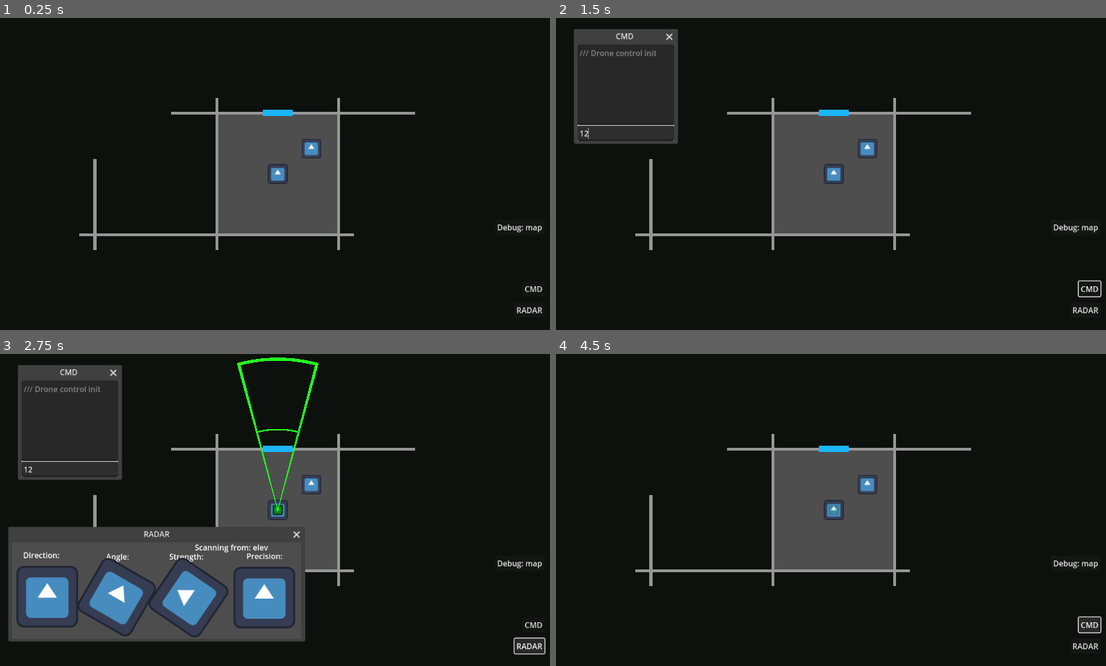
Above: before the commit, frames 1-4 (two rows, left to right).
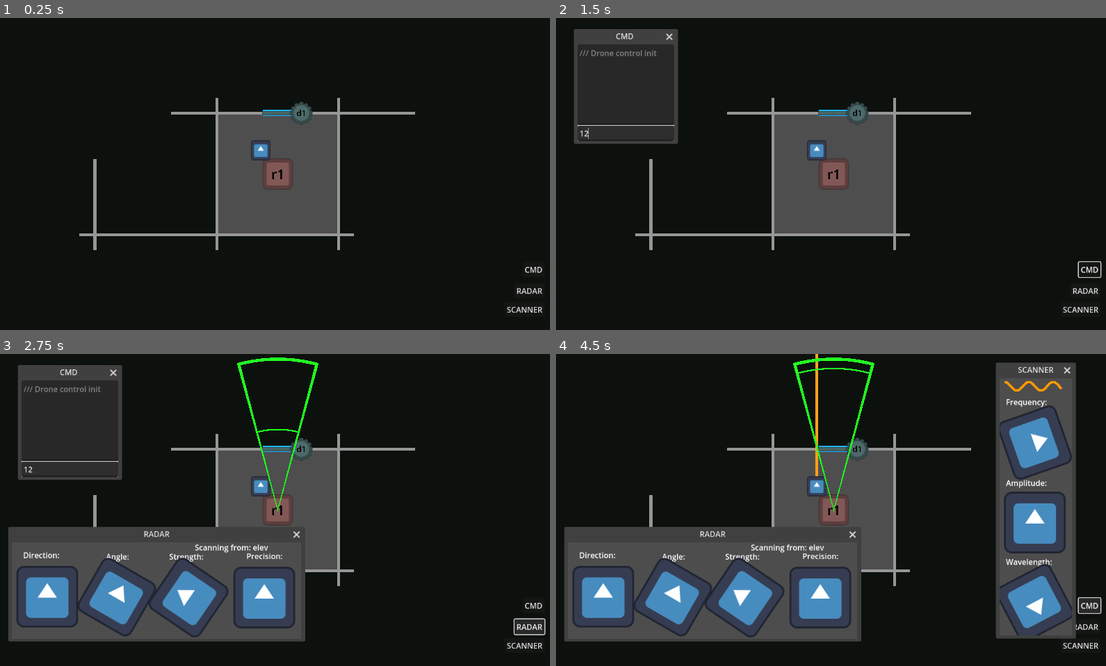
Above: after the commit, the same moments.

Repository: Adam-Gallina/ldj59
Game: Godot game, scene res://map.tscn
Same seed, same stepped clock (60 frames per second), same inputs: the game is played once before the commit and once after it. The engine's default icon, where the game draws it, is replaced by a stand-in: a white triangle on a blue panel in a dark square.
Inputs (mouse positions are in pixels of both pictures, inside the frame that each line leads up to):
- Up to frame 1 (0.25 s): no input
- Up to frame 2 (1.5 s): click "CMD" at 0.5 s; click (627, 133) at 1.27 s; type "12" at 1.35 s
- Up to frame 3 (2.75 s): click "RADAR" at 2 s
- Up to frame 4 (4.5 s): click (1078, 563) at 2.75 s, where only the run before the commit has a clickable "Debug: map"; click (1078, 644) at 3.5 s, where only the run after the commit has a clickable "SCANNER"; click "CMD" at 4.25 s

The runs differ from the first frame. In frame 1, 1.3% of the frame differs, in the area x 45-99%, y 26-95%; in frame 2, 1.4%; in frame 3, 1.5%; in frame 4, 33%, in the area x 1-100%, y 0-95%.

Commit message:
Added scanner feature

Diff:
--- a/Autoload/constants.gd
+++ b/Autoload/constants.gd
@@ -1,6 +1,7 @@
 extends Node
 
 const COMMAND_GROUP = 'Commands'
+const SCANNABLE_GROUP = 'Scannable'
 const WALL_GROUP = 'Walls'
 const DOOR_GROUP = 'Doors'
 const ROOM_GROUP = 'Rooms'
--- a/Autoload/door_manager.gd
+++ b/Autoload/door_manager.gd
@@ -61,31 +61,26 @@
 
 	var doors = get_tree().get_nodes_in_group(Constants.DOOR_GROUP)
 	for door in doors:
-		var model = door.get_node('%Model')
-		hide_model(model)
+		hide_model(door)
 		_door_rooms[door] = []
 
 		var dirs = [door.basis.z, -door.basis.z]
 		for d in dirs:
 			for r in regions:
 				if NavigationServer3D.region_owns_point(r, door.global_position + d):
-					if model not in _room_walls[r]:
-						_room_walls[r].append(model)
+					if door not in _room_walls[r]:
+						_room_walls[r].append(door)
 						_door_rooms[door].append(r)
 					break
 
 	var rooms = get_tree().get_nodes_in_group(Constants.ROOM_GROUP)
 	for room in rooms:
 		var rid = room.get_rid()
+		_room_walls[rid].append(room)
+		hide_model(room)
 		for n in room.get_children():
-			var model = n
-			if n is not VisualInstance3D:
-				model = n.get_node_or_null('%Model')
-				if model == null:
-					printerr('DoorManager: Could not find model of ', n, ' (room: ', room, ')')
-					continue
-			_room_walls[rid].append(model)
-			hide_model(model)
+			_room_walls[rid].append(n)
+			hide_model(n)
 
 	walls_loaded.emit()
 
@@ -100,10 +95,16 @@
 	return rid in _revealed_rooms
 
 func hide_model(model):
-	model.layers = 0
+	if model is VisualInstance3D:
+		model.layers = 0
+	else:
+		model.hide_model()
 
 func reveal_model(model):
-	model.layers = 1
+	if model is VisualInstance3D:
+		model.layers = 1
+	else:
+		model.reveal_model()
 
 func model_is_revealed(model):
 	return model.layers > 0
--- a/Effects/line_mesh_3d.gd
+++ b/Effects/line_mesh_3d.gd
@@ -76,7 +76,7 @@
 
 	var p = Vector3.FORWARD * (inner_radius + MaxWidth / 2)
 	for i in range(max_points):
-		points.append(center + p)
+		points.append(center + p + point_offset)
 		p = p.rotated(Vector3.UP, ang)
 
 	display_line(points)
@@ -90,7 +90,7 @@
 	var p = Vector3.FORWARD * (inner_radius + MaxWidth / 2)
 	p = p.rotated(Vector3.UP, deg_to_rad(start_ang))
 	for i in range(max_points):
-		points.append(center + p)
+		points.append(center + p + point_offset)
 		p = p.rotated(Vector3.UP, ang)
 
 	display_line(points)
--- /dev/null
+++ b/Effects/scanner_pulse.gd
@@ -0,0 +1,70 @@
+extends Node3D
+
+@onready var radius_line : LineMesh3D = $RadiusLineMesh3D
+@onready var pointer_line : LineMesh3D = $PointerLineMesh3D
+@onready var point_line : LineMesh3D = $PointLineMesh3D
+
+@export var AnimDuration = .9
+
+func do_pulse(pulse_source:Node3D, pulse_target:Scannable, pulse_offset:float, additional_pulse:Array):
+	var dist = pulse_source.global_position.distance_to(pulse_target.get_parent().global_position)
+
+	if additional_pulse.size() == 1:
+		animate_pulse(pulse_source.global_position + Vector3.UP * pulse_offset, dist, 0, 360, AnimDuration)
+	elif additional_pulse.size() > 2:
+		var start_pos = pulse_source.global_position + Vector3.UP * pulse_offset
+		var end_pos = pulse_target.get_parent().global_position + Vector3.UP * pulse_offset
+		pointer_line.display_line([start_pos, start_pos + start_pos.direction_to(end_pos) * (start_pos.distance_to(end_pos) - .5)])
+		point_line.display_donut(end_pos, .2, 36)
+		radius_line.clear()
+	else:
+		var other_source = additional_pulse[0] if additional_pulse[0] != pulse_source else additional_pulse[1]
+		var other_dir : Vector3 = pulse_source.global_position.direction_to(other_source.global_position)
+
+		var target_dir : Vector3 = pulse_source.global_position.direction_to(pulse_target.get_parent().global_position)
+
+		var ang = other_dir.signed_angle_to(target_dir, Vector3.UP)
+		var dir = other_dir.normalized() * dist
+		dir = dir.rotated(Vector3.UP, -ang)
+
+		var start_ang = Vector3.FORWARD.signed_angle_to(target_dir, Vector3.UP)
+		if start_ang < 0: start_ang += 2 * PI
+		var end_ang = Vector3.FORWARD.signed_angle_to(dir, Vector3.UP)
+		if end_ang < 0: end_ang += 2 * PI
+
+		animate_pulse(pulse_source.global_position + Vector3.UP * pulse_offset, dist, rad_to_deg(start_ang), rad_to_deg(end_ang), AnimDuration * .75)
+
+
+func animate_pulse(start_pos:Vector3, radius:float, start_ang:float, end_ang:float, duration):
+	var anim = 0
+
+	while anim < duration:
+		anim += get_process_delta_time()
+
+		var t = anim / duration
+		t = ease(t, -3)
+
+		var ang = start_ang + (end_ang - start_ang) * t
+
+		var dir = Vector3.FORWARD.rotated(Vector3.UP, deg_to_rad(ang))
+		pointer_line.display_line([start_pos, start_pos + dir * (radius)])
+
+		point_line.display_donut(start_pos + dir * radius, .2, 36)
+
+		radius_line.display_arc(start_pos, radius - radius_line.MaxWidth/2, start_ang, ang, 72)
+
+		await get_tree().process_frame
+
+
+	var end_dir = Vector3.FORWARD.rotated(Vector3.UP, deg_to_rad(end_ang))
+	pointer_line.display_line([start_pos, start_pos + end_dir * (radius - .5)])
+
+	point_line.display_donut(start_pos + end_dir * radius, .2, 36)
+
+	radius_line.display_arc(start_pos, radius - radius_line.MaxWidth/2, start_ang, end_ang, 72)
+
+
+func clear():
+	pointer_line.clear()
+	point_line.clear()
+	radius_line.clear()
--- /dev/null
+++ b/Effects/scanner_pulse.tscn
@@ -0,0 +1,28 @@
+[gd_scene load_steps=5 format=3 uid="uid://dhasqteun8mgn"]
+
+[ext_resource type="Script" uid="uid://m0ocpose5mm6" path="res://Effects/scanner_pulse.gd" id="1_rxxy5"]
+[ext_resource type="PackedScene" uid="uid://c8nreylx5ly20" path="res://Effects/line_mesh_3d.tscn" id="2_cf0fj"]
+
+[sub_resource type="StandardMaterial3D" id="StandardMaterial3D_rxxy5"]
+albedo_color = Color(1, 0.607843, 0, 1)
+
+[sub_resource type="StandardMaterial3D" id="StandardMaterial3D_cf0fj"]
+albedo_color = Color(1, 0.607843, 0, 1)
+
+[node name="ScannerPulse" type="Node3D"]
+script = ExtResource("1_rxxy5")
+
+[node name="RadiusLineMesh3D" parent="." instance=ExtResource("2_cf0fj")]
+layers = 36
+material_override = SubResource("StandardMaterial3D_rxxy5")
+MaxWidth = 0.1
+
+[node name="PointerLineMesh3D" parent="." instance=ExtResource("2_cf0fj")]
+layers = 36
+material_override = SubResource("StandardMaterial3D_cf0fj")
+MaxWidth = 0.1
+
+[node name="PointLineMesh3D" parent="." instance=ExtResource("2_cf0fj")]
+layers = 36
+material_override = SubResource("StandardMaterial3D_cf0fj")
+MaxWidth = 0.15
--- a/Environment/Interactive/generator.gd
+++ b/Environment/Interactive/generator.gd
@@ -11,3 +11,9 @@
         CommandManager.log_message('Generator powered off')
 
     return true
+
+func hide_model():
+    get_node('%Model').layers = 0
+
+func reveal_model():
+    get_node('%Model').layers = 1
--- a/Environment/Interactive/generator.tscn
+++ b/Environment/Interactive/generator.tscn
@@ -1,6 +1,7 @@
-[gd_scene load_steps=5 format=3 uid="uid://dntcd01bpty7h"]
+[gd_scene load_steps=6 format=3 uid="uid://dntcd01bpty7h"]
 
 [ext_resource type="Script" uid="uid://cycvt21oxg363" path="res://Environment/Interactive/generator.gd" id="1_q8sae"]
+[ext_resource type="Script" uid="uid://d2cgl764k8fuo" path="res://Environment/Interactive/scannable.gd" id="2_tfb5h"]
 
 [sub_resource type="BoxShape3D" id="BoxShape3D_h3yq5"]
 size = Vector3(0.75, 0.5, 0.75)
@@ -27,3 +28,10 @@
 mesh = SubResource("BoxMesh_h3yq5")
 skeleton = NodePath("../../../..")
 surface_material_override/0 = SubResource("StandardMaterial3D_q8sae")
+
+[node name="Scannable" type="Node" parent="." groups=["Scannable"]]
+script = ExtResource("2_tfb5h")
+Frequency = 60.0
+Amplitude = 100.0
+Wavelength = 40.0
+metadata/_custom_type_script = "uid://d2cgl764k8fuo"
--- /dev/null
+++ b/Environment/Interactive/scannable.gd
@@ -0,0 +1,23 @@
+extends Node
+class_name Scannable
+
+const FREQUENCY_RANGE = 70.
+@export_range(10.,150.) var Frequency : float
+const AMPLITUDE_RANGE = 60.
+@export_range(30., 150.) var Amplitude : float
+const WAVELENGTH_RANGE = 65.
+@export_range(20., 150.) var Wavelength : float
+
+
+## Less similar (0, 1) More similar
+func similarity(f:float, a:float, w:float) -> float:
+    var fscore = 1 - abs(Frequency - f) / FREQUENCY_RANGE
+    if fscore < 0: fscore = 1 / FREQUENCY_RANGE
+
+    var ascore = 1 - abs(Amplitude - a) / AMPLITUDE_RANGE
+    if ascore < 0: ascore = 1 / AMPLITUDE_RANGE
+
+    var wscore = 1 - abs(Wavelength - w) / WAVELENGTH_RANGE
+    if wscore < 0: wscore = 1 / WAVELENGTH_RANGE
+
+    return fscore * ascore * wscore
--- a/Environment/basic_door.tscn
+++ b/Environment/basic_door.tscn
@@ -1,6 +1,8 @@
-[gd_scene load_steps=4 format=3 uid="uid://bk0j7ke65ekgl"]
+[gd_scene load_steps=6 format=3 uid="uid://bk0j7ke65ekgl"]
 
 [ext_resource type="Script" uid="uid://bqm4v3vnyxt4h" path="res://Environment/door.gd" id="1_ba8gm"]
+[ext_resource type="Texture2D" uid="uid://cdjfpfemgy2mx" path="res://Icons/Images/Gear.png" id="2_2f3am"]
+[ext_resource type="Texture2D" uid="uid://bpxwlvlumw8st" path="res://Icons/Images/DoorBar.png" id="3_phi6q"]
 
 [sub_resource type="BoxMesh" id="BoxMesh_v6xrn"]
 size = Vector3(1, 2, 0.2)
@@ -22,3 +24,29 @@
 navigation_layers = 0
 start_position = Vector3(0, 0, 1)
 end_position = Vector3(0, 0, -1)
+
+[node name="Sprite3D2" type="Sprite3D" parent="."]
+transform = Transform3D(1, 0, 0, 0, -4.37114e-08, 1, 0, -1, -4.37114e-08, -0.255726, 2.5, 0)
+sorting_offset = -1.0
+modulate = Color(0.303357, 0.411747, 0.411747, 1)
+pixel_size = 0.0005
+texture = ExtResource("3_phi6q")
+
+[node name="Sprite3D3" type="Sprite3D" parent="Sprite3D2"]
+transform = Transform3D(-1, 8.74228e-08, 3.82137e-15, -8.74228e-08, -1, -8.74228e-08, -3.82137e-15, -8.74228e-08, 1, 0.509546, 0, 0)
+sorting_offset = -1.0
+pixel_size = 0.0005
+texture = ExtResource("3_phi6q")
+
+[node name="Label3D" type="Label3D" parent="."]
+transform = Transform3D(1, 0, 0, 0, -4.37114e-08, 1, 0, -1, -4.37114e-08, 0.771398, 2.5, 0)
+sorting_offset = 1.0
+modulate = Color(0, 0, 0, 1)
+text = "d12"
+font_size = 52
+outline_size = 0
+
+[node name="Sprite3D" type="Sprite3D" parent="Label3D"]
+modulate = Color(0.301961, 0.411765, 0.411765, 1)
+pixel_size = 0.003
+texture = ExtResource("2_2f3am")
--- a/Environment/door.gd
+++ b/Environment/door.gd
@@ -4,6 +4,7 @@
 @export var DoorID : String
 @export var OpenOffset = 1.
 @onready var _model : Node3D = get_node('%Model')
+@onready var _label : Label3D = $Label3D
 
 @export var StartOpen = false
 var _open = false
@@ -17,6 +18,9 @@
 		open(true)
 	else:
 		close(true)
+
+	_label.text = DoorID
+	_label.rotation.y = -rotation.y
 
 func is_open() -> bool:
 	return _open
@@ -45,3 +49,14 @@
 	_nav_link.navigation_layers = 0
 
 	return true
+
+
+func hide_model():
+	_label.hide()
+	$Sprite3D2.hide()
+	get_node('%Model').layers = 0
+
+func reveal_model():
+	_label.show()
+	$Sprite3D2.show()
+	get_node('%Model').layers = 1
--- a/Environment/navigation_room.tscn
+++ b/Environment/navigation_room.tscn
@@ -1,6 +1,7 @@
-[gd_scene load_steps=3 format=3 uid="uid://b2jebwnoodr65"]
+[gd_scene load_steps=4 format=3 uid="uid://b2jebwnoodr65"]
 
 [ext_resource type="Script" uid="uid://dgfh011c42udq" path="res://Environment/room.gd" id="1_h8h5b"]
+[ext_resource type="Texture2D" uid="uid://08rbwym5w5ta" path="res://Icons/Images/RoomIcon.png" id="2_6c5hj"]
 
 [sub_resource type="NavigationMesh" id="NavigationMesh_05x41"]
 agent_height = 1.0
@@ -12,3 +13,15 @@
 navigation_mesh = SubResource("NavigationMesh_05x41")
 navigation_layers = 3
 script = ExtResource("1_h8h5b")
+
+[node name="Sprite3D" type="Sprite3D" parent="."]
+transform = Transform3D(1, 0, 0, 0, -4.37114e-08, 1, 0, -1, -4.37114e-08, 0, 2.5, 0)
+modulate = Color(0.513577, 0.346578, 0.341227, 1)
+pixel_size = 0.004
+texture = ExtResource("2_6c5hj")
+
+[node name="Label3D" type="Label3D" parent="Sprite3D"]
+modulate = Color(0, 0, 0, 1)
+text = "r66"
+font_size = 87
+outline_size = 0
--- a/Environment/room.gd
+++ b/Environment/room.gd
@@ -2,3 +2,14 @@
 class_name RoomBase
 
 @export var RoomID : String
+
+func _ready() -> void:
+	$Sprite3D/Label3D.text = RoomID
+
+
+
+func hide_model():
+	$Sprite3D.hide()
+
+func reveal_model():
+	$Sprite3D.show()
--- a/Popups/radar_window.gd
+++ b/Popups/radar_window.gd
@@ -101,6 +101,9 @@
 
 func process_command(cmd:String, args:Array[String]) -> CommandWindow.CommandOutput:
 	if cmd == 'radar':
+		if args.size() == 0:
+			return CommandWindow.CommandOutput.new(false, ['radar requires one argument:', '\tradar start', '\tradar stop', '\tradar [radar source ID]'])
+
 		if args[0] == 'start':
 			start_radar()
 			return CommandWindow.CommandOutput.new(true, [])
@@ -113,7 +116,6 @@
 			start_radar()
 			return CommandWindow.CommandOutput.new(true, [])
 		elif args[0][0] == 'b':
-			print(get_tree())
 			for d in get_tree().get_nodes_in_group(Constants.DRONE_GROUP):
 				if d.DroneID == args[0]:
 					_curr_target = d
--- a/Popups/radar_window.tscn
+++ b/Popups/radar_window.tscn
@@ -93,14 +93,17 @@
 MaxRotation = 130
 
 [node name="LineMesh3D" parent="." instance=ExtResource("3_65m12")]
+layers = 36
 material_override = SubResource("StandardMaterial3D_65m12")
 MaxWidth = 0.1
 
 [node name="CapLineMesh3D" parent="." instance=ExtResource("3_65m12")]
+layers = 36
 material_override = SubResource("StandardMaterial3D_chgsx")
 MaxWidth = 0.1
 
 [node name="PulseLineMesh3D" parent="." instance=ExtResource("3_65m12")]
+layers = 36
 material_override = SubResource("StandardMaterial3D_cdgpr")
 MaxWidth = 0.05
 
--- /dev/null
+++ b/Popups/scanner_window.gd
@@ -0,0 +1,127 @@
+extends PopupWindow
+
+@onready var _frequency_label = $Label
+@onready var _frequency : Knob = $FrequencyKnob
+@onready var _amplitude_label = $Label2
+@onready var _amplitude : Knob = $AmplitudeKnob
+@onready var _wavelength_label = $Label3
+@onready var _wavelength : Knob = $WavelengthKnob
+
+@onready var _wave_display : Line2D = $Line2D
+@export var WavePoints = 72
+@onready var _wave_start : Node2D = $WaveStart
+@onready var _wave_end : Node2D = $WaveEnd
+@onready var _wave_size : float = _wave_end.global_position.x - _wave_start.global_position.x
+@onready var _wave_point_delta : float = _wave_size / WavePoints
+@export var WaveEdgeLength : float = 10.
+
+@export var ScanFrequency = 1.
+var _next_scan : float = 0
+var _drone_scanners : Array[DroneScan] = []
+@export var ScannerEffects : Array[Node3D] = []
+@export var ScanOffset = 3.
+
+var _active = false
+var _t = 0
+
+func _process(delta: float) -> void:
+	if not _active: return
+
+	var f = _frequency.Value
+	var a = _amplitude.Value
+	var w = _wavelength.Value
+
+	var points : Array[Vector2] = []
+
+	_t += delta * f
+	for i in range(WavePoints):
+		var x = i * _wave_point_delta
+		var y = (a/10.) * sin((x + _t) / (w / 10.))
+		points.append(_wave_start.global_position + Vector2(x, y))
+
+	_wave_display.points = points
+
+
+	var scan_targets = get_tree().get_nodes_in_group(Constants.SCANNABLE_GROUP)
+	var best : Scannable = null
+	var best_score = 0
+	for s in scan_targets:
+		if s is not Scannable:
+			printerr('Trying to scan non-scannable ', s)
+			continue
+
+		var score = s.similarity(f, a, w)
+		if score > best_score:
+			best = s
+			best_score = score
+
+	_next_scan -= delta
+	if _next_scan <= 0:
+		_next_scan = ScanFrequency
+
+		var hit : Array[DroneBase] = []
+		for d in _drone_scanners:
+			if d.drone == null or d.drone.is_queued_for_deletion(): continue
+
+			if d.try_scan(best, best_score):
+				hit.append(d.drone)
+			elif d.fails > 3:
+				ScannerEffects[_drone_scanners.find(d)].clear()
+
+
+		for i in range(hit.size()):
+			ScannerEffects[i].do_pulse(hit[i], best, ScanOffset, hit)
+
+
+func start_scanner():
+	_drone_scanners = []
+	for d in get_tree().get_nodes_in_group(Constants.DRONE_GROUP):
+		_drone_scanners.append(DroneScan.new(d))
+
+	_active = true
+
+func stop_scanner():
+	for s in ScannerEffects:
+		s.clear()
+	_active = false
+
+func open():
+	super()
+	start_scanner()
+
+func close():
+	super()
+	stop_scanner()
+
+
+func _on_frequency_knob_value_changed(new_value:int) -> void:
+	_frequency_label.text = 'Frequency: {0}'.format([new_value])
+
+func _on_amplitude_knob_value_changed(new_value:int) -> void:
+	_amplitude_label.text = 'Amplitude: {0}'.format([new_value])
+
+func _on_wavelength_knob_value_changed(new_value:int) -> void:
+	_wavelength_label.text = 'Wavelength: {0}'.format([new_value])
+
+
+class DroneScan:
+	var drone : DroneBase
+	var curr_scan_target : Scannable = null
+	var fails = 0
+
+	func _init(_drone:DroneBase):
+		drone = _drone
+
+	func try_scan(target:Scannable, chance:float) -> bool:
+		var r = randf()
+		# Boost chance of success if target already scanned
+		if target == curr_scan_target:
+			r *= .5
+
+		if r <= chance:
+			fails = 0
+			curr_scan_target = target
+			return true
+
+		fails += 1
+		return false
--- /dev/null
+++ b/Popups/scanner_window.tscn
@@ -0,0 +1,78 @@
+[gd_scene load_steps=4 format=3 uid="uid://cli381degrfda"]
+
+[ext_resource type="PackedScene" uid="uid://2lsysx0ihdq3" path="res://UI/knob.tscn" id="1_kisy2"]
+[ext_resource type="Script" uid="uid://jekpm6m81gmi" path="res://Popups/scanner_window.gd" id="1_xhnyg"]
+[ext_resource type="PackedScene" uid="uid://dhasqteun8mgn" path="res://Effects/scanner_pulse.tscn" id="4_684bp"]
+
+[node name="ScannerWindow" type="Window" node_paths=PackedStringArray("ScannerEffects")]
+physics_object_picking = true
+title = "SCANNER"
+position = Vector2i(920, 50)
+size = Vector2i(150, 535)
+unresizable = true
+script = ExtResource("1_xhnyg")
+ScannerEffects = [NodePath("ScannerPulse"), NodePath("ScannerPulse2"), NodePath("ScannerPulse3"), NodePath("ScannerPulse4")]
+
+[node name="Label" type="Label" parent="."]
+offset_left = 13.0
+offset_top = 38.0
+offset_right = 103.0
+offset_bottom = 61.0
+text = "Frequency: "
+
+[node name="FrequencyKnob" parent="." instance=ExtResource("1_kisy2")]
+position = Vector2(73, 134)
+MinValue = 10
+MaxValue = 150
+Value = 40
+
+[node name="Label2" type="Label" parent="."]
+offset_left = 13.0
+offset_top = 206.0
+offset_right = 103.0
+offset_bottom = 229.0
+text = "Amplitude: "
+
+[node name="AmplitudeKnob" parent="." instance=ExtResource("1_kisy2")]
+position = Vector2(73, 300)
+MinValue = 30
+MaxValue = 150
+Value = 90
+MinRotation = -130
+MaxRotation = 130
+
+[node name="Label3" type="Label" parent="."]
+offset_left = 13.0
+offset_top = 370.0
+offset_right = 103.0
+offset_bottom = 393.0
+text = "Wavelength: "
+
+[node name="WavelengthKnob" parent="." instance=ExtResource("1_kisy2")]
+position = Vector2(73, 467)
+MinValue = 20
+MaxValue = 150
+Value = 80
+
+[node name="Line2D" type="Line2D" parent="."]
+points = PackedVector2Array(0, 0, 15.35, 10.42, 41.8, -9.955)
+width = 5.0
+default_color = Color(1, 0.606153, 0, 1)
+
+[node name="WaveStart" type="Node2D" parent="."]
+position = Vector2(10, 17)
+
+[node name="WaveEnd" type="Node2D" parent="."]
+position = Vector2(130, 17)
+
+[node name="ScannerPulse" parent="." instance=ExtResource("4_684bp")]
+
+[node name="ScannerPulse2" parent="." instance=ExtResource("4_684bp")]
+
+[node name="ScannerPulse3" parent="." instance=ExtResource("4_684bp")]
+
+[node name="ScannerPulse4" parent="." instance=ExtResource("4_684bp")]
+
+[connection signal="value_changed" from="FrequencyKnob" to="." method="_on_frequency_knob_value_changed"]
+[connection signal="value_changed" from="AmplitudeKnob" to="." method="_on_amplitude_knob_value_changed"]
+[connection signal="value_changed" from="WavelengthKnob" to="." method="_on_wavelength_knob_value_changed"]
--- a/drone.tscn
+++ b/drone.tscn
@@ -42,7 +42,7 @@
 surface_material_override/0 = SubResource("StandardMaterial3D_uvgqj")
 
 [node name="Sprite3D" type="Sprite3D" parent="CollisionShape3D"]
-transform = Transform3D(1, 0, 0, 0, -4.37114e-08, 1, 0, -1, -4.37114e-08, 0, 1, 0)
+transform = Transform3D(1, 0, 0, 0, -4.37114e-08, 1, 0, -1, -4.37114e-08, 0, 3, 0)
 layers = 4
 pixel_size = 0.005
 texture = ExtResource("2_d5du7")
--- a/game_controller.gd
+++ b/game_controller.gd
@@ -1,12 +1,14 @@
 extends Node3D
 
 @onready var _radar_window : PopupWindow = $RadarWindow
+@onready var _scanner_window : PopupWindow = $ScannerWindow
 
 @onready var _start_room : RoomBase = $Room1
 
 func _ready():
 	CommandManager.close()
 	_radar_window.close()
+	_scanner_window.close()
 
 	reveal_start.call_deferred()
 
@@ -30,6 +32,8 @@
 	else:
 		_radar_window.open()
 
-
-func _on_debug_map_pressed() -> void:
-	pass # Replace with function body.
+func _on_scanner_pressed() -> void:
+	if _scanner_window.is_open():
+		_scanner_window.close()
+	else:
+		_scanner_window.open()
--- a/map.tscn
+++ b/map.tscn
@@ -1,9 +1,11 @@
-[gd_scene load_steps=22 format=3 uid="uid://dnvl36cg1a0eb"]
+[gd_scene load_steps=24 format=3 uid="uid://dnvl36cg1a0eb"]
 
 [ext_resource type="Script" uid="uid://c7eb06wmiy07" path="res://camera.gd" id="1_c7s6e"]
 [ext_resource type="Script" uid="uid://cosvoyc47r2gr" path="res://game_controller.gd" id="1_e0an3"]
 [ext_resource type="PackedScene" uid="uid://b5fk55hpj6vdq" path="res://Popups/radar_window.tscn" id="3_sb2pt"]
+[ext_resource type="Script" uid="uid://d2cgl764k8fuo" path="res://Environment/Interactive/scannable.gd" id="4_0t07s"]
 [ext_resource type="PackedScene" uid="uid://bk0j7ke65ekgl" path="res://Environment/basic_door.tscn" id="4_p5pve"]
+[ext_resource type="PackedScene" uid="uid://cli381degrfda" path="res://Popups/scanner_window.tscn" id="4_sb2pt"]
 [ext_resource type="PackedScene" uid="uid://uheid67dpk41" path="res://Environment/basic_wall.tscn" id="4_urblq"]
 [ext_resource type="PackedScene" uid="uid://b3133broymnip" path="res://Environment/basic_floor.tscn" id="7_05x41"]
 [ext_resource type="PackedScene" uid="uid://duwf6pfc8wr5i" path="res://drone.tscn" id="7_71pa8"]
@@ -81,9 +83,9 @@
 anchor_right = 1.0
 anchor_bottom = 1.0
 offset_left = -68.0
-offset_top = -101.0
+offset_top = -141.0
 offset_right = -23.0
-offset_bottom = -70.0
+offset_bottom = -110.0
 grow_horizontal = 0
 grow_vertical = 0
 text = "CMD"
@@ -94,27 +96,27 @@
 anchor_top = 1.0
 anchor_right = 1.0
 anchor_bottom = 1.0
-offset_left = -68.0
-offset_top = -57.0
+offset_left = -85.0
+offset_top = -97.0
 offset_right = -23.0
-offset_bottom = -26.0
+offset_bottom = -66.0
 grow_horizontal = 0
 grow_vertical = 0
 text = "RADAR"
 
-[node name="MapButton" type="Button" parent="CanvasLayer"]
+[node name="ScannerButton" type="Button" parent="CanvasLayer"]
 anchors_preset = 3
 anchor_left = 1.0
 anchor_top = 1.0
 anchor_right = 1.0
 anchor_bottom = 1.0
-offset_left = -85.0
-offset_top = -229.0
+offset_left = -105.0
+offset_top = -58.0
 offset_right = -23.0
-offset_bottom = -198.0
+offset_bottom = -27.0
 grow_horizontal = 0
 grow_vertical = 0
-text = "Debug: map"
+text = "SCANNER"
 
 [node name="RadarWindow" parent="." node_paths=PackedStringArray("_curr_target", "Routers") instance=ExtResource("3_sb2pt")]
 _curr_target = NodePath("Router")
@@ -123,6 +125,15 @@
 [node name="Router" type="Node3D" parent="RadarWindow"]
 script = ExtResource("11_sb2pt")
 RouterID = "elev"
+
+[node name="Scannable" type="Node" parent="RadarWindow/Router" groups=["Scannable"]]
+script = ExtResource("4_0t07s")
+Frequency = 130.0
+Amplitude = 40.0
+Wavelength = 140.0
+metadata/_custom_type_script = "uid://d2cgl764k8fuo"
+
+[node name="ScannerWindow" parent="." instance=ExtResource("4_sb2pt")]
 
 [node name="Camera3D" type="Camera3D" parent="."]
 transform = Transform3D(1, 0, 0, 0, -4.37114e-08, 1, 0, -1, -4.37114e-08, 0, 5, 0)
@@ -627,12 +638,17 @@
 transform = Transform3D(1, 0, 0, 0, -4.37114e-08, 1, 0, -1, -4.37114e-08, 0, 7, 0)
 
 [node name="Drone" parent="." instance=ExtResource("7_71pa8")]
+transform = Transform3D(1, 0, 0, 0, 1, 0, 0, 0, 1, -0.556619, 0, -0.774642)
 DroneID = "b1"
 
 [node name="Drone2" parent="." instance=ExtResource("7_71pa8")]
-transform = Transform3D(1, 0, 0, 0, 1, 0, 0, 0, 1, 1.10041, 4.76837e-07, -0.836415)
+transform = Transform3D(1, 0, 0, 0, 1, 0, 0, 0, 1, -7.64331, 0, -13.1857)
+DroneID = "b3"
+
+[node name="Drone3" parent="." instance=ExtResource("7_71pa8")]
+transform = Transform3D(1, 0, 0, 0, 1, 0, 0, 0, 1, -3.8357, 0, -11.5174)
 DroneID = "b2"
 
 [connection signal="pressed" from="CanvasLayer/CommandButton" to="." method="_on_cmd_pressed"]
 [connection signal="pressed" from="CanvasLayer/RadarButton" to="." method="_on_radar_pressed"]
-[connection signal="pressed" from="CanvasLayer/MapButton" to="." method="_on_debug_map_pressed"]
+[connection signal="pressed" from="CanvasLayer/ScannerButton" to="." method="_on_scanner_pressed"]
--- a/project.godot
+++ b/project.godot
@@ -28,6 +28,7 @@
 Rooms=""
 Drones=""
 Walls=""
+Scannable=""
 
 [input]
 
@@ -44,6 +45,7 @@
 pan={
 "deadzone": 0.2,
 "events": [Object(InputEventMouseButton,"resource_local_to_scene":false,"resource_name":"","device":-1,"window_id":0,"a …(258 unchanged characters)…
+, Object(InputEventMouseButton,"resource_local_to_scene":false,"resource_name":"","device":-1,"window_id":0,"alt_pressed":false,"shift_pressed":false,"ctrl_pressed":false,"meta_pressed":false,"button_mask":4,"position":Vector2(179, 14),"global_position":Vector2(188, 62),"factor":1.0,"button_index":3,"canceled":false,"pressed":true,"double_click":false,"script":null)
 ]
 }
 previous_command={
Not shown, added: Effects/scanner_pulse.gd.uid
Not shown, added: Environment/Interactive/scannable.gd.uid
Binary file added: Icons/Images/DoorBar.png
Not shown, added: Icons/Images/DoorBar.png.import
Binary file added: Icons/Images/Gear.png
Not shown, added: Icons/Images/Gear.png.import
Binary file added: Icons/Images/RoomIcon.png
Not shown, added: Icons/Images/RoomIcon.png.import
Not shown, added: Popups/scanner_window.gd.uid
